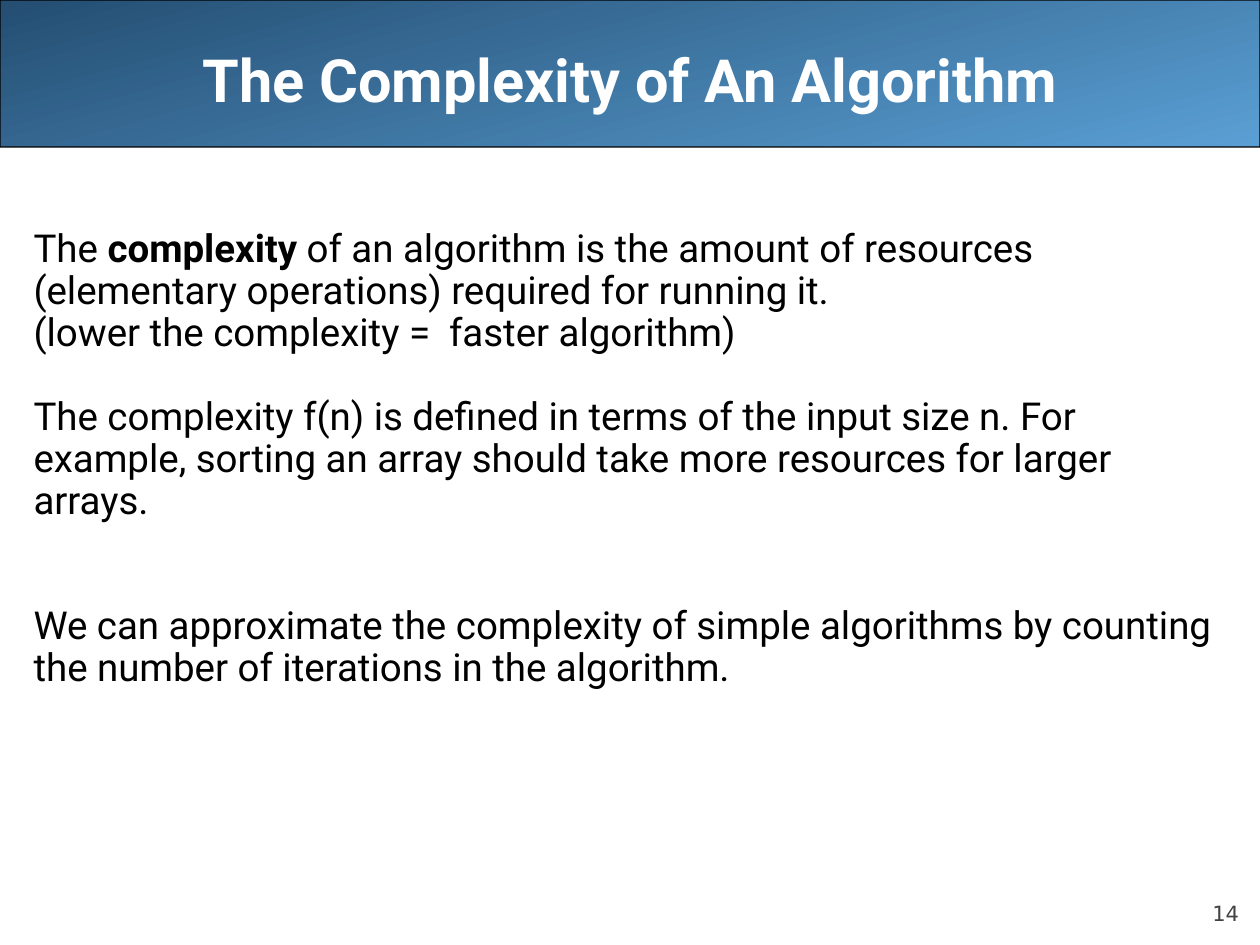
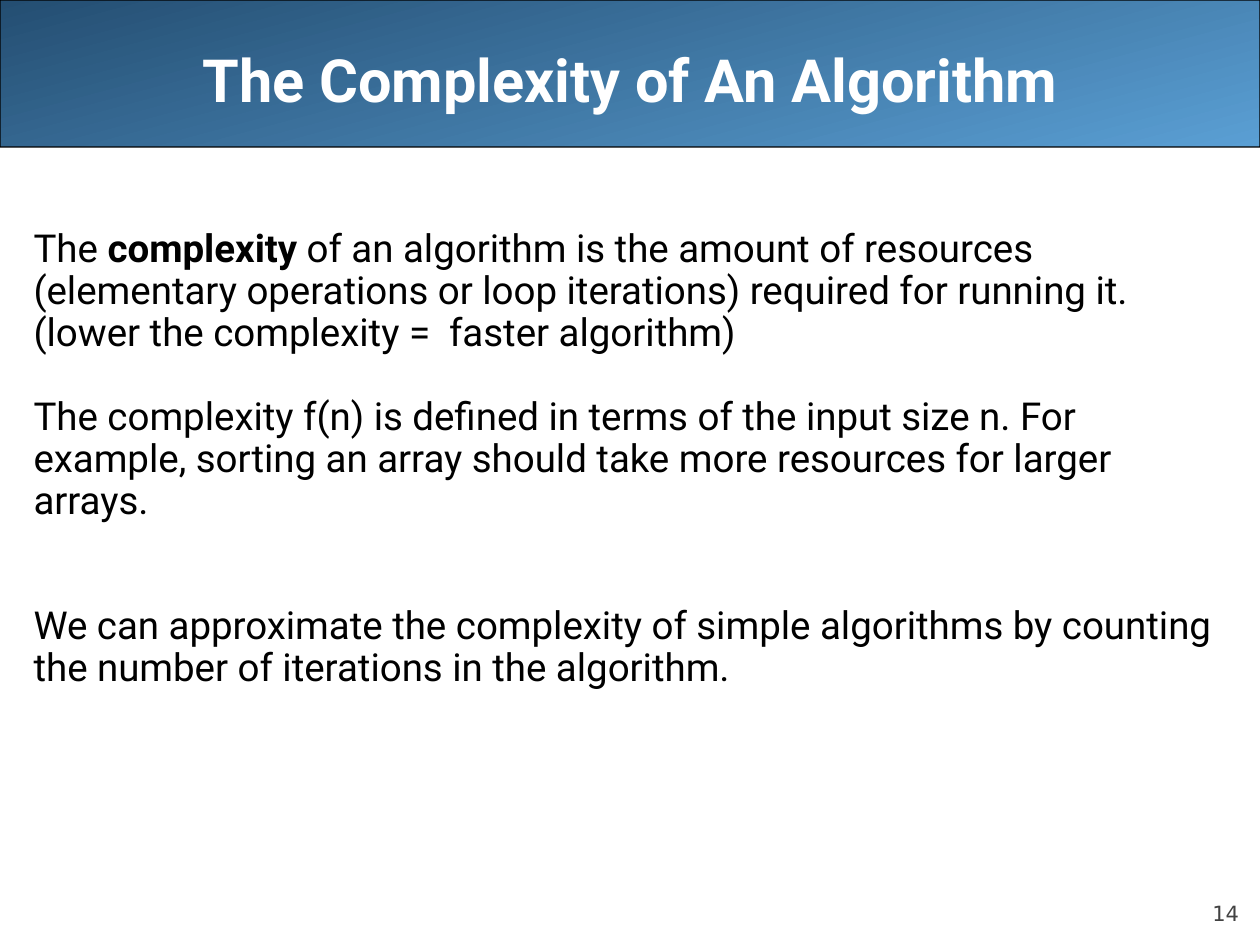
Before and after one commit to LongBaoNguyen/longbaonguyen.github.io, a slide deck: slide 14 of courses/apcsa/lecture19.ppt. Drawn at 1260x945 pixels with LibreOffice and Linux fonts; fonts in the diff are those of the drawing. Boxes give left, top, right and bottom in pixels: in the first picture for what was removed or moved away, otherwise in the second. Text is boxed around its words. In the diff, an @@ line names an element or a change of style, - is before the commit and + after.

```diff
--- a/courses/apcsa/lecture19.ppt
+++ b/courses/apcsa/lecture19.ppt
@@ text at <box>34,269,1128,313</box>: text changed @@
-(elementary operations) required for running it.
+(elementary operations or loop iterations) required for running it.
```
Also in this commit, not shown: 11 other slides changed, 1 slide added, 1 slide removed, 7 other files.
